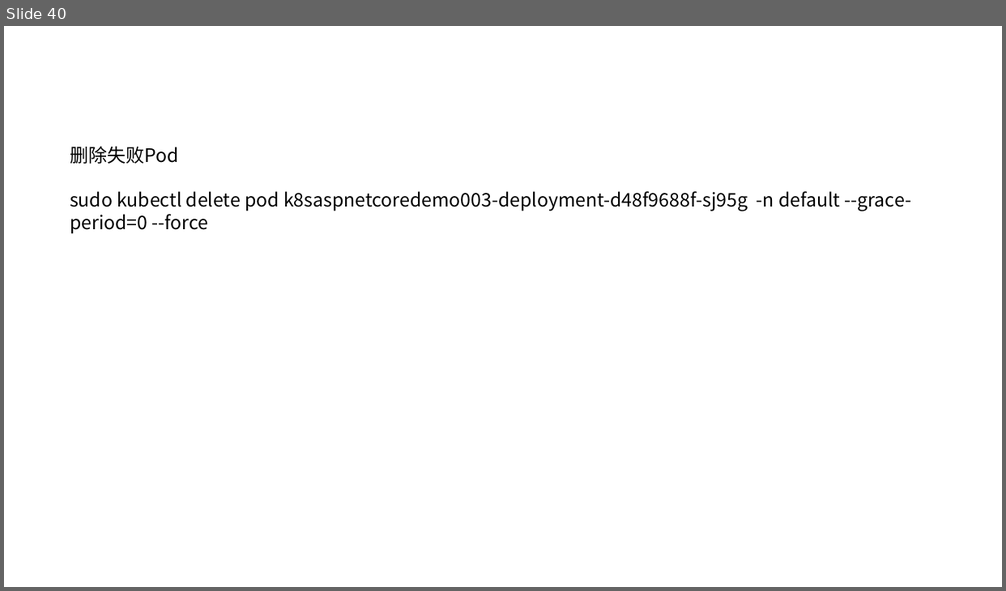
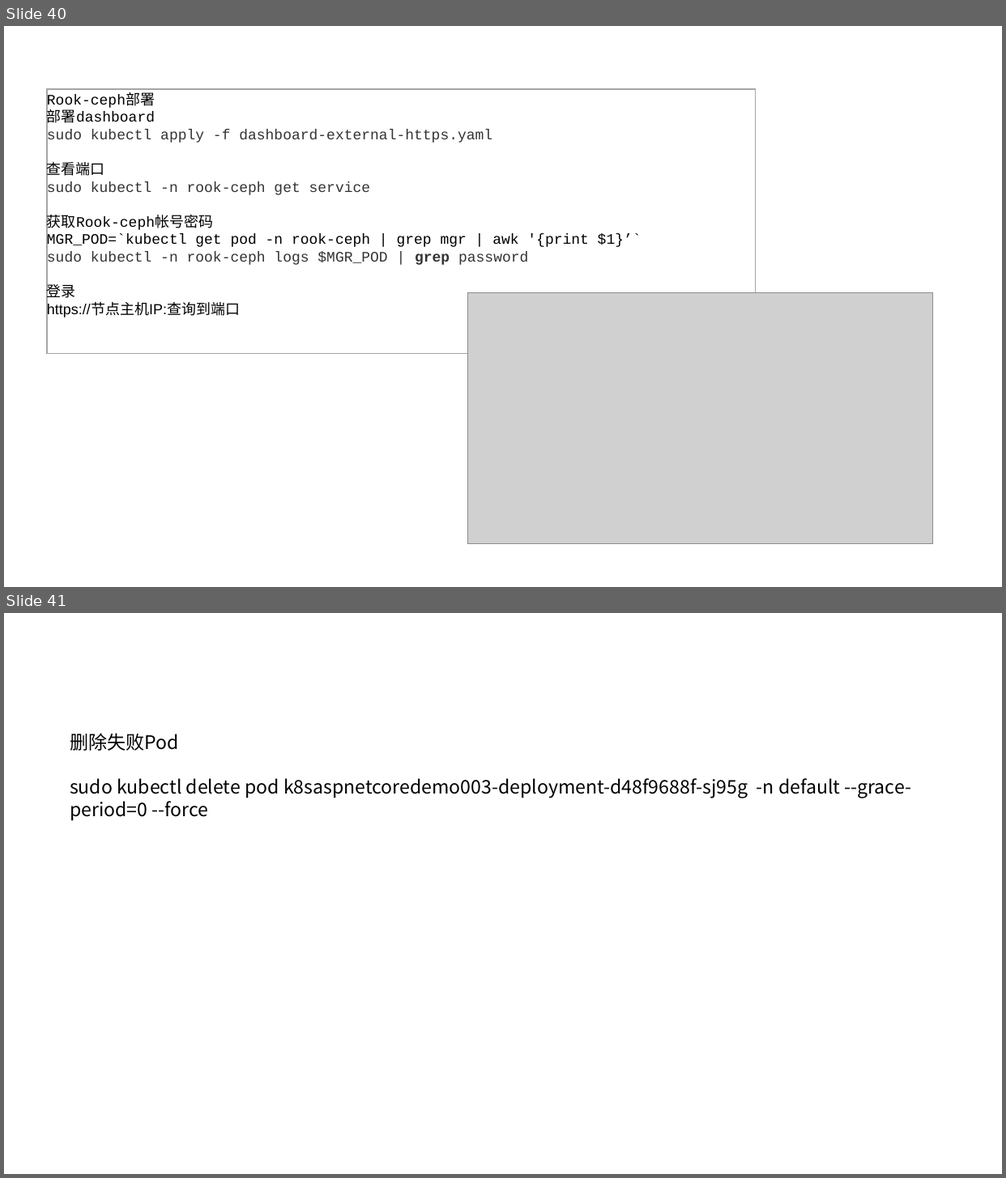
Before and after one commit to axzxs2001/Asp.NetCoreExperiment, a slide deck: Asp.NetCoreExperiment/kubernetes/kubernetes.pptx. Shown one above the other, each under a label of ours: slide 40 before the commit, slides 40 and 41 after it. The pictures are 1006x591 and 1006x1178 pixels, drawn with LibreOffice and Linux fonts; fonts in the diff are those of the drawing; grey boxes stand for pictures. Boxes give left, top, right and bottom in pixels: in the first picture for what was removed or moved away, otherwise in the second. Text is boxed around its words. In the diff, an @@ line names an element or a change of style, - is before the commit and + after.

Commit message:
rook-ceph部署 PPT

```diff
--- a/Asp.NetCoreExperiment/kubernetes/kubernetes.pptx
+++ b/Asp.NetCoreExperiment/kubernetes/kubernetes.pptx
@@ slide 40 added at bbox=[4, 26, 1002, 587], background #FFFFFF @@
@@ rectangle added at bbox=[47, 89, 756, 353], fill #FFFFFF, outline #A5A5A5 1 pt, 14 pt, text #333333 @@
+Rook-ceph部署
+部署dashboard
+sudo kubectl apply -f dashboard-external-https.yaml
+查看端口
+sudo kubectl -n rook-ceph get service
+获取Rook-ceph帐号密码
+MGR_POD=`kubectl get pod -n rook-ceph | grep mgr | awk '{print $1}’`
+sudo kubectl -n rook-ceph logs $MGR_POD | grep password
+登录
+https://节点主机IP:查询到端口
@@ picture added at bbox=[467, 293, 932, 544] @@
@@ what was slide 40 is now slide 41 @@
```
Also in this commit, not shown: 3 slides changed, 1 slide removed.
